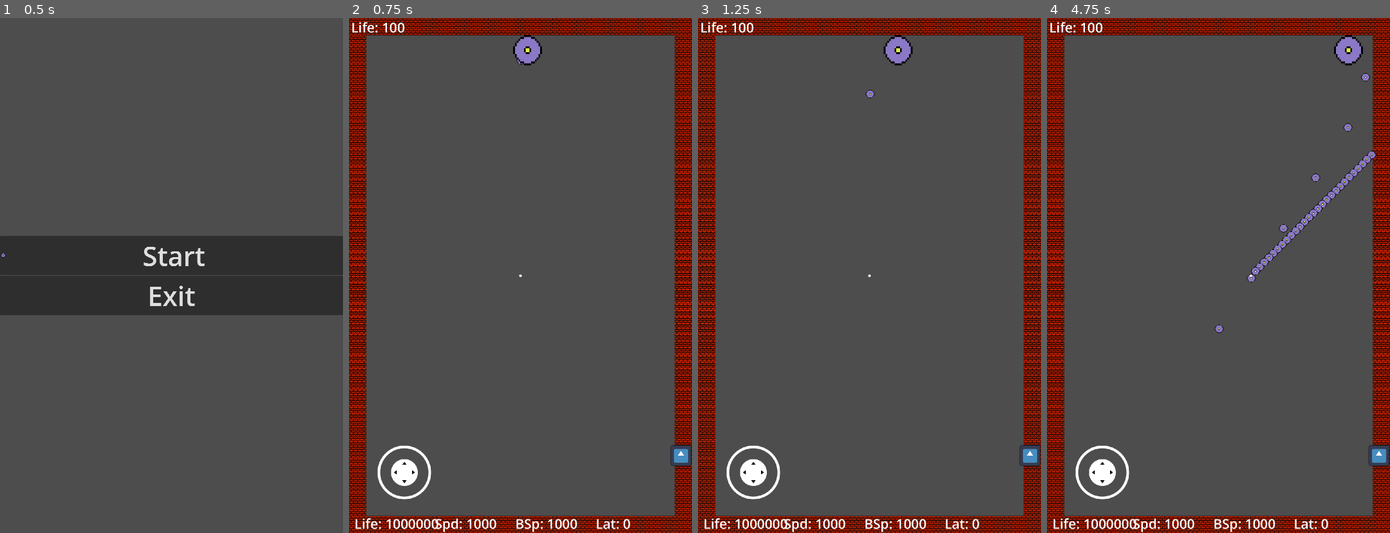
Above: before the commit, frames 1-4 (left to right).
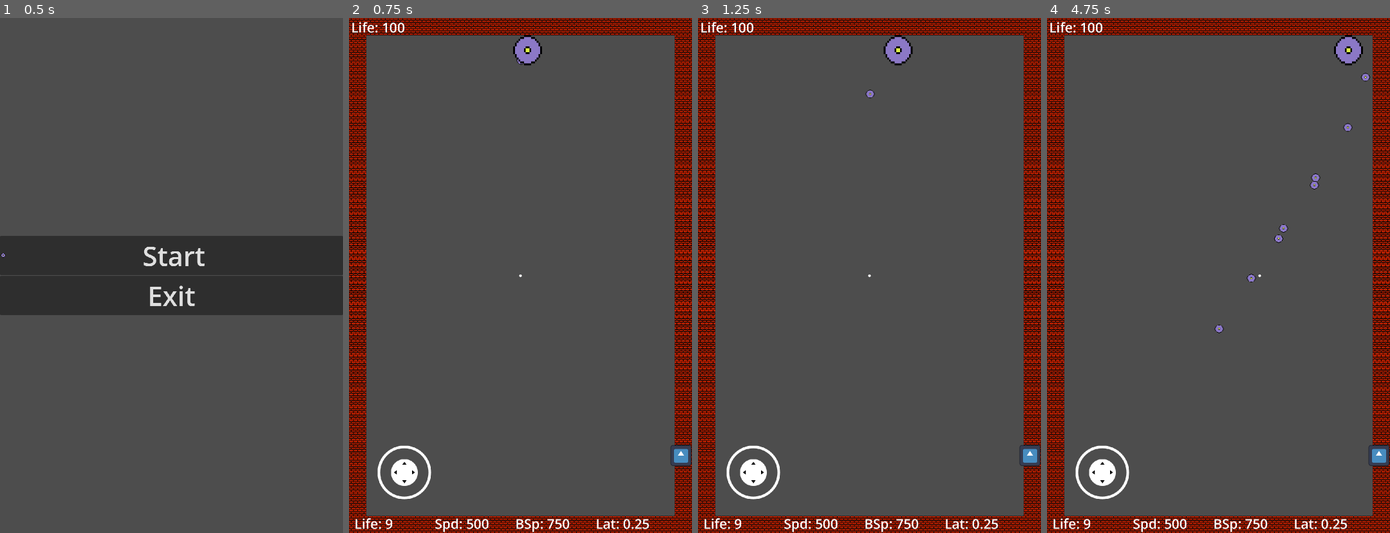
Above: after the commit, the same moments.

Repository: SalixeGames/ClassicalBulletHell
Game: Godot game, scene res://main_menu.tscn
Same seed, same stepped clock (60 frames per second), same inputs: the game is played once before the commit and once after it. The engine's default icon, where the game draws it, is replaced by a stand-in: a white triangle on a blue panel in a dark square.
Inputs (mouse positions are in pixels of both pictures, inside the frame that each line leads up to):
- Up to frame 1 (0.5 s): no input
- Up to frame 2 (0.75 s): click "Start" at 0.5 s
- Up to frame 3 (1.25 s): no input
- Up to frame 4 (4.75 s): move the mouse to (1293, 249) at 1.27 s; hold D (move_right) 1.28-2 s; hold Shift (slow, bound only after the commit) 1.28-2 s; click (1293, 249) at 1.42 s; drag from (1149, 301) to (1218, 141) at 2.02 s; move the mouse to (1252, 162) at 2.77 s; hold D (move_right) 2.78-3.5 s; hold Shift (slow, bound only after the commit) 2.78-3.5 s; drag from (1201, 378) to (1252, 193) at 3.52 s; move the mouse to (1321, 352) at 4.27 s; hold A (move_left) from 4.28 s (still down); hold Space (shoot) from 4.28 s (still down); tap Shift (slow, bound only after the commit) at 4.55 s

Frame 1 is identical in both runs. In frame 2, 0.3% of the frame differs, in the area x 10-88%, y 97-100%; in frame 3, 0.3%; in frame 4, 1.1%, in the area x 10-97%, y 25-100%.

Commit message:
+ slow  down

Diff:
--- a/hero.gd
+++ b/hero.gd
@@ -7,6 +7,7 @@
 @export var patterns : Array[BulletPattern]
 @export var life : int = 7
 @export var speed = 750.0
+@export var slow_speed = 250
 
 
 func _enter_tree() -> void:
@@ -25,12 +26,15 @@
 	# Get the input direction and handle the movement/deceleration.
 	# As good practice, you should replace UI actions with custom gameplay actions.
 	var direction := Input.get_vector("move_left", "move_right", "move_up", "move_down")
+	var active_speed = speed
+	if Input.is_action_pressed("slow"):
+		active_speed = slow_speed
 	if direction:
-		velocity.x = direction.x * speed
-		velocity.y = direction.y * speed
+		velocity.x = direction.x * active_speed
+		velocity.y = direction.y * active_speed
 	else:
-		velocity.x = move_toward(velocity.x, 0, speed)
-		velocity.y = move_toward(velocity.y, 0, speed)
+		velocity.x = move_toward(velocity.x, 0, active_speed)
+		velocity.y = move_toward(velocity.y, 0, active_speed)
 
 	move_and_slide()
 
--- a/level_test.tscn
+++ b/level_test.tscn
@@ -24,9 +24,9 @@
 script = ExtResource("5_ieeel")
 init_angle = -1.571
 n_angles = 1
-latency = 0.0
+latency = 0.25
 projectile = ExtResource("6_5ypvy")
-projectile_speed = 1000.0
+projectile_speed = 750.0
 
 [sub_resource type="Theme" id="Theme_ybu8h"]
 default_font_size = 100
@@ -49,8 +49,8 @@
 
 [node name="Hero" parent="." instance=ExtResource("1_38w8d")]
 patterns = Array[ExtResource("5_ieeel")]([SubResource("Resource_r5uji")])
-life = 1000000
-speed = 1000.0
+life = 9
+speed = 500.0
 
 [node name="Camera2D" type="Camera2D" parent="."]
 
--- a/project.godot
+++ b/project.godot
@@ -34,10 +34,8 @@
 "deadzone": 0.5,
 "events": [Object(InputEventKey,"resource_local_to_scene":false,"resource_name":"","device":-1,"window_id":0,"alt_press …(191 unchanged characters)…
 , Object(InputEventJoypadButton,"resource_local_to_scene":false,"resource_name":"","device":-1,"button_index":0,"pressure":0.0,"pressed":true,"script":null)
-, Object(InputEventJoypadMotion,"resource_local_to_scene":false,"resource_name":"","device":-1,"axis":4,"axis_value":1.0,"script":null)
 , Object(InputEventJoypadButton,"resource_local_to_scene":false,"resource_name":"","device":-1,"button_index":9,"pressure":0.0,"pressed":true,"script":null)
 , Object(InputEventJoypadButton,"resource_local_to_scene":false,"resource_name":"","device":-1,"button_index":10,"pressure":0.0,"pressed":true,"script":null)
-, Object(InputEventJoypadMotion,"resource_local_to_scene":false,"resource_name":"","device":-1,"axis":5,"axis_value":1.0,"script":null)
 ]
 }
 move_left={
@@ -84,6 +82,13 @@
 "events": [Object(InputEventKey,"resource_local_to_scene":false,"resource_name":"","device":-1,"window_id":0,"alt_press …(192 unchanged characters)…
 ]
 }
+slow={
+"deadzone": 0.5,
+"events": [Object(InputEventKey,"resource_local_to_scene":false,"resource_name":"","device":-1,"window_id":0,"alt_pressed":false,"shift_pressed":false,"ctrl_pressed":false,"meta_pressed":false,"pressed":false,"keycode":0,"physical_keycode":4194325,"key_label":0,"unicode":0,"location":0,"echo":false,"script":null)
+, Object(InputEventJoypadMotion,"resource_local_to_scene":false,"resource_name":"","device":-1,"axis":5,"axis_value":1.0,"script":null)
+, Object(InputEventJoypadMotion,"resource_local_to_scene":false,"resource_name":"","device":-1,"axis":4,"axis_value":1.0,"script":null)
+]
+}
 
 [input_devices]
 
